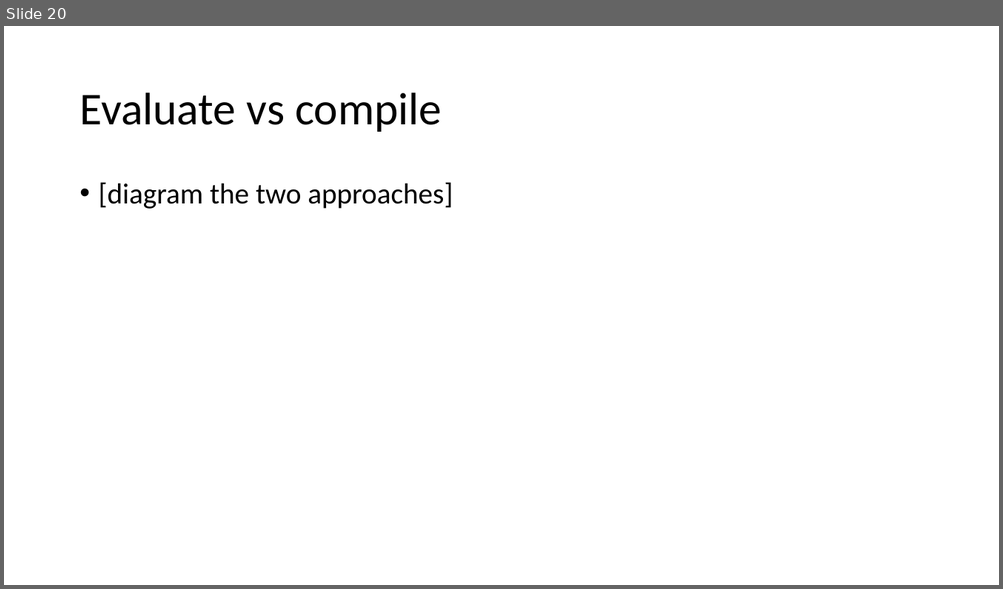
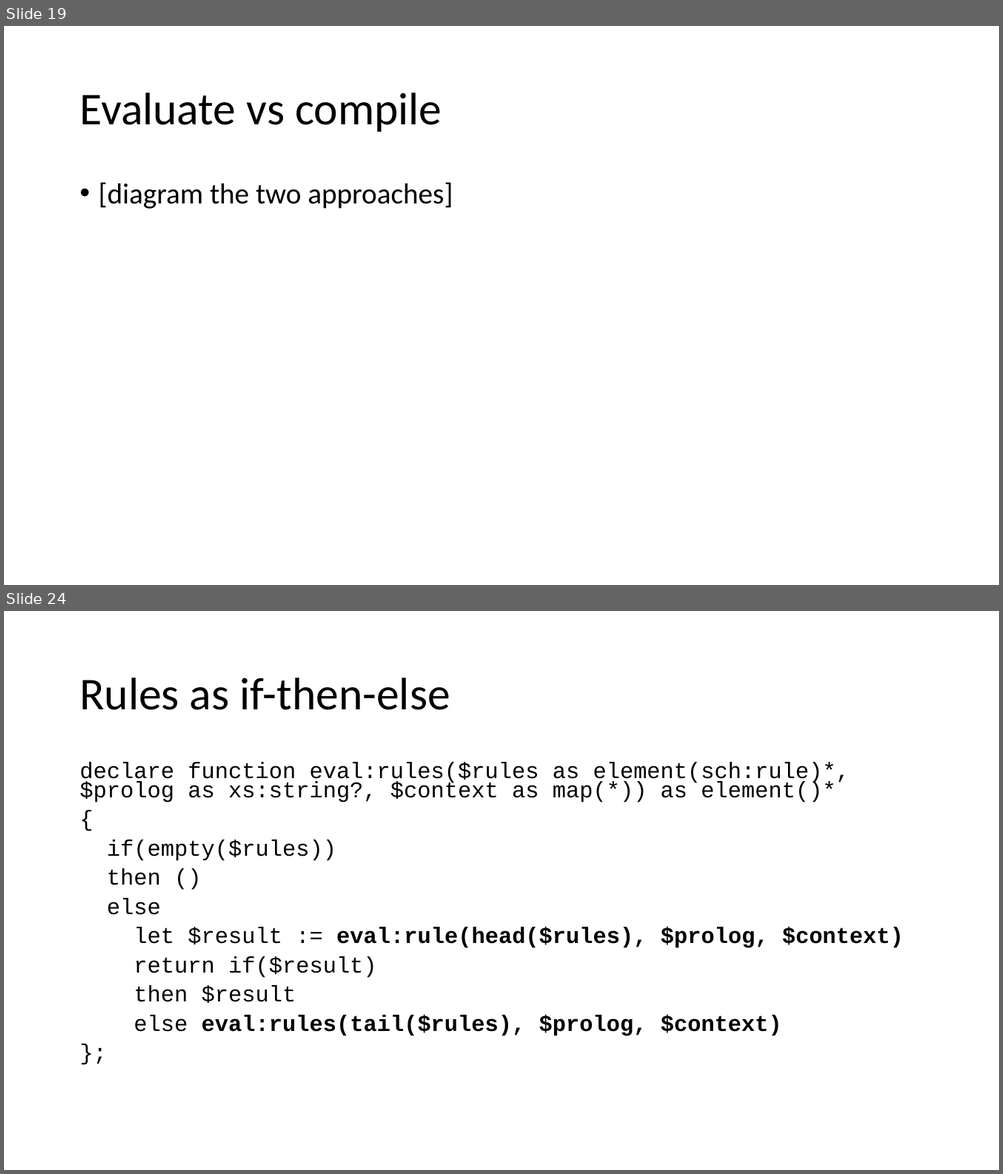
Before and after one commit to AndrewSales/XQS, a slide deck: Markup UK 2023 slides.pptx. Shown one above the other, each under a label of ours: slide 20 before the commit, slides 19 and 24 after it; the slides between them are not shown. The pictures are 1003x589 and 1003x1174 pixels, drawn with LibreOffice and Linux fonts; fonts in the diff are those of the drawing. Boxes give left, top, right and bottom in pixels: in the first picture for what was removed or moved away, otherwise in the second. Text is boxed around its words. In the diff, an @@ line names an element or a change of style, - is before the commit and + after.

```diff
--- a/Markup UK 2023 slides.pptx
+++ b/Markup UK 2023 slides.pptx
@@ slide 24 added at [4, 611, 999, 1170], background #FFFFFF @@
@@ title added at [79, 678, 449, 710], 44 pt, text #000000 @@
+Rules as if-then-else
@@ text added at [79, 762, 903, 1037], 21.7 pt, text #000000 @@
+declare function eval:rules($rules as element(sch:rule)*, $prolog as xs:string?, $context as map(*)) as element()*
+{
+if(empty($rules))
+then ()
+else
+let $result := eval:rule(head($rules), $prolog, $context)
+return if($result)
+then $result
+else eval:rules(tail($rules), $prolog, $context)
+};
@@ what was slide 20 is now slide 19 @@
```
Also in this commit, not shown: 5 slides changed, 12 other slides added, 1 slide removed.
